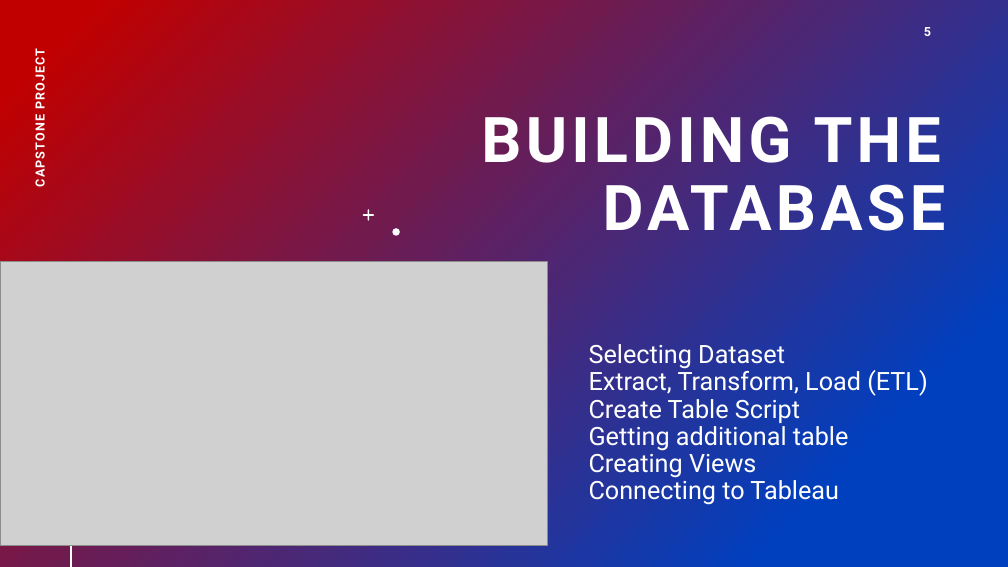
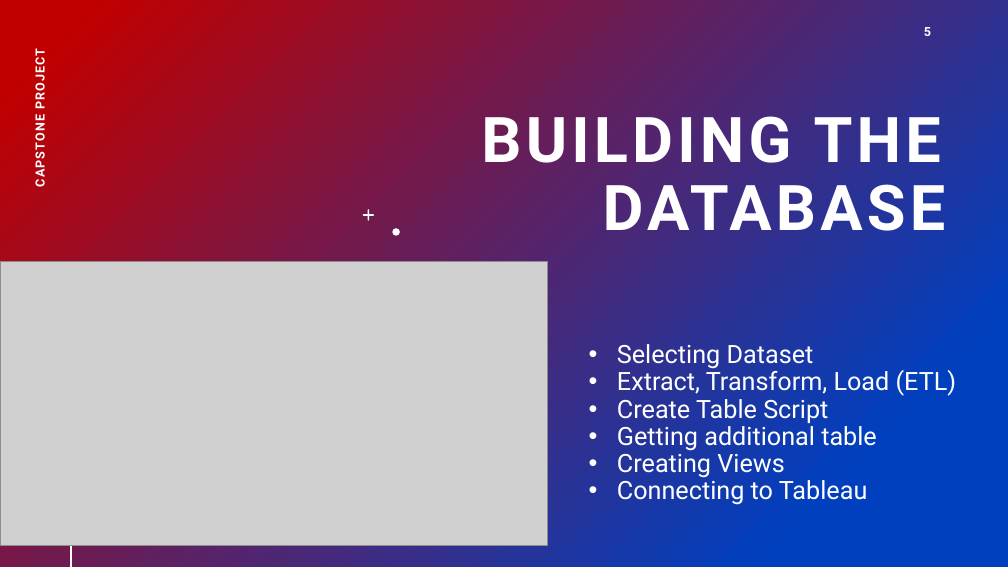
Before and after one commit to Acsilvei/Capstone, a slide deck: slide 5 of PowerPoint_Presentation.pptx. Drawn at 1008x567 pixels with LibreOffice and Linux fonts; fonts in the diff are those of the drawing; grey boxes stand for pictures. Boxes give left, top, right and bottom in pixels: in the first picture for what was removed or moved away, otherwise in the second. Text is boxed around its words. In the diff, an @@ line names an element or a change of style, - is before the commit and + after.

```diff
--- a/PowerPoint_Presentation.pptx
+++ b/PowerPoint_Presentation.pptx
@@ text "Selecting Dataset" at [617,344,957,505]: bullet none to • @@
```
Also in this commit, not shown: 2 other slides changed, 4 other files.
